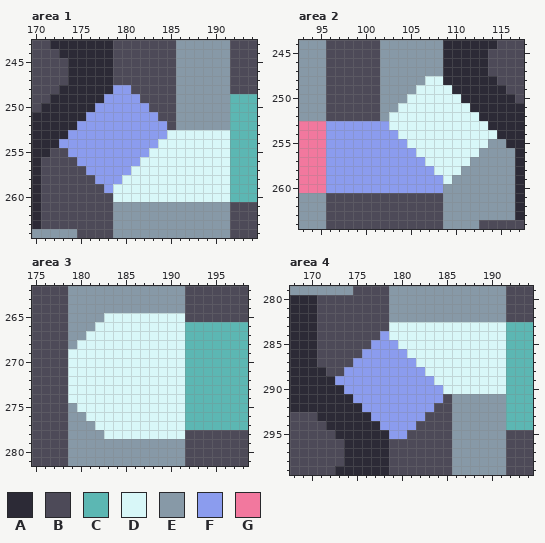
Two versions of one pixel-art file, assets/sprites/atlas/sorted-atlas.ase. Above, as it was before the edit.
736x736 pixels, 1 frame. Colours within 5 levels of each other are drawn and written as one. Shown: area 1: x 170..194, y 243..264; area 2: x 93..117, y 244..264; area 3: x 175..198, y 262..281; area 4: x 168..194, y 279..299. The commit also changed other parts of the picture, which this record leaves out.
Visible layers, top first: "not used", "background".
Palette (. is transparent): A #2c2a36  B #4d4a58  C #5cb7b3  D #d8f7f8  E #8799a7  F #8b9cee  G #f2789e
Pixels before, area 1, first column x 170:
243 BBAAAAAAABBBBBBBEEEEEEBBB
244 BBBAAAAAABBBBBBBEEEEEEBBB
245 BBBBAAAAABBBBBBBEEEEEEBBB
246 BBBBAAAAABBBBBBBEEEEEEBBB
247 BBBBAAAAABBBBBBBEEEEEEBBB
248 BBBAAAAAAFFBBBBBEEEEEEBBB
249 BBAAAAAAFFFFBBBBEEEEEECCC
250 BAAAAAAFFFFFFBBBEEEEEECCC
251 AAAAAAFFFFFFFFBBEEEEEECCC
252 AAAAAFFFFFFFFFFBEEEEEECCC
253 AAAAFFFFFFFFFFFDDDDDDDCCC
254 AAAFFFFFFFFFFFDDDDDDDDCCC
255 AABBFFFFFFFFFDDDDDDDDDCCC
256 ABBBBFFFFFFFDDDDDDDDDDCCC
257 ABBBBBFFFFFDDDDDDDDDDDCCC
258 ABBBBBBFFFDDDDDDDDDDDDCCC
259 ABBBBBBBFDDDDDDDDDDDDDCCC
260 ABBBBBBBBDDDDDDDDDDDDDCCC
261 ABBBBBBBBEEEEEEEEEEEEEBBB
262 ABBBBBBBBEEEEEEEEEEEEEBBB
263 ABBBBBBBBEEEEEEEEEEEEEBBB
264 EEEEEBBBBEEEEEEEEEEEEEBBB
Pixels before, area 2, first column x 93:
244 EEEBBBBBBEEEEEEEAAAAAABBB
245 EEEBBBBBBEEEEEEEAAAAABBBB
246 EEEBBBBBBEEEEEEEAAAAABBBB
247 EEEBBBBBBEEEEEEEAAAAABBBB
248 EEEBBBBBBEEEEEDDAAAAAABBB
249 EEEBBBBBBEEEEDDDDAAAAAABB
250 EEEBBBBBBEEEDDDDDDAAAAAAB
251 EEEBBBBBBEEDDDDDDDDAAAAAA
252 EEEBBBBBBEDDDDDDDDDDAAAAA
253 GGGFFFFFFFDDDDDDDDDDDAAAA
254 GGGFFFFFFFFDDDDDDDDDDDAAA
255 GGGFFFFFFFFFDDDDDDDDDEEAA
256 GGGFFFFFFFFFFDDDDDDDEEEEA
257 GGGFFFFFFFFFFFDDDDDEEEEEA
258 GGGFFFFFFFFFFFFDDDEEEEEEA
259 GGGFFFFFFFFFFFFFDEEEEEEEA
260 GGGFFFFFFFFFFFFFEEEEEEEEA
261 EEEBBBBBBBBBBBBBEEEEEEEEA
262 EEEBBBBBBBBBBBBBEEEEEEEEA
263 EEEBBBBBBBBBBBBBEEEEEEEEA
264 EEEBBBBBBBBBBBBBEEEEBBBBB
Pixels before, area 3, first column x 175:
262 BBBBEEEEEEEEEEEEEBBBBBBB
263 BBBBEEEEEEEEEEEEEBBBBBBB
264 BBBBEEEEEEEEEEEEEBBBBBBB
265 BBBBEEEEDDDDDDDDDBBBBBBB
266 BBBBEEEDDDDDDDDDDCCCCCCC
267 BBBBEEDDDDDDDDDDDCCCCCCC
268 BBBBEDDDDDDDDDDDDCCCCCCC
269 BBBBDDDDDDDDDDDDDCCCCCCC
270 BBBBDDDDDDDDDDDDDCCCCCCC
271 BBBBDDDDDDDDDDDDDCCCCCCC
272 BBBBDDDDDDDDDDDDDCCCCCCC
273 BBBBDDDDDDDDDDDDDCCCCCCC
274 BBBBDDDDDDDDDDDDDCCCCCCC
275 BBBBEDDDDDDDDDDDDCCCCCCC
276 BBBBEEDDDDDDDDDDDCCCCCCC
277 BBBBEEEDDDDDDDDDDCCCCCCC
278 BBBBEEEEDDDDDDDDDBBBBBBB
279 BBBBEEEEEEEEEEEEEBBBBBBB
280 BBBBEEEEEEEEEEEEEBBBBBBB
281 BBBBEEEEEEEEEEEEEBBBBBBB
Pixels before, area 4, first column x 168:
279 EEEEEEEBBBBEEEEEEEEEEEEEBBB
280 AAABBBBBBBBEEEEEEEEEEEEEBBB
281 AAABBBBBBBBEEEEEEEEEEEEEBBB
282 AAABBBBBBBBEEEEEEEEEEEEEBBB
283 AAABBBBBBBBDDDDDDDDDDDDDCCC
284 AAABBBBBBBFDDDDDDDDDDDDDCCC
285 AAABBBBBBFFFDDDDDDDDDDDDCCC
286 AAABBBBBFFFFFDDDDDDDDDDDCCC
287 AAABBBBFFFFFFFDDDDDDDDDDCCC
288 AAAABBFFFFFFFFFDDDDDDDDDCCC
289 AAAAAFFFFFFFFFFFDDDDDDDDCCC
290 AAAAAAFFFFFFFFFFFDDDDDDDCCC
291 AAAAAAAFFFFFFFFFFBEEEEEECCC
292 AAAAAAAAFFFFFFFFBBEEEEEECCC
293 BBBAAAAAAFFFFFFBBBEEEEEECCC
294 BBBBAAAAAAFFFFBBBBEEEEEECCC
295 BBBBBAAAAAAFFBBBBBEEEEEEBBB
296 BBBBBBAAAAABBBBBBBEEEEEEBBB
297 BBBBBBAAAAABBBBBBBEEEEEEBBB
298 BBBBBBAAAAABBBBBBBEEEEEEBBB
299 BBBBBAAAAAABBBBBBBEEEEEEBBB
After:
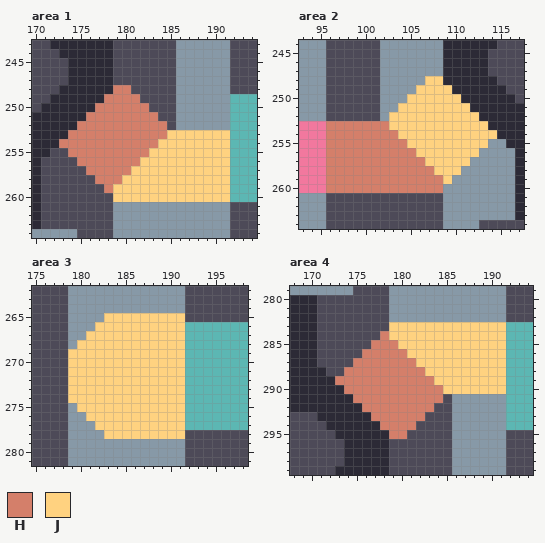
Colours new in this view: H #d47f6a  J #ffd280
The exact change:
Changed rows in their new state; - is an unchanged pixel.
Area 1, layer "not used":
first column x 173:
248 ------HH-----------
249 -----HHHH----------
250 ----HHHHHH---------
251 ---HHHHHHHH--------
252 --HHHHHHHHHH-------
253 -HHHHHHHHHHHJJJJJJJ
254 HHHHHHHHHHHJJJJJJJJ
255 -HHHHHHHHHJJJJJJJJJ
256 --HHHHHHHJJJJJJJJJJ
257 ---HHHHHJJJJJJJJJJJ
258 ----HHHJJJJJJJJJJJJ
259 -----HJJJJJJJJJJJJJ
260 ------JJJJJJJJJJJJJ
Area 2, layer "not used":
first column x 96:
248 -----------JJ------
249 ----------JJJJ-----
250 ---------JJJJJJ----
251 --------JJJJJJJJ---
252 -------JJJJJJJJJJ--
253 HHHHHHHJJJJJJJJJJJ-
254 HHHHHHHHJJJJJJJJJJJ
255 HHHHHHHHHJJJJJJJJJ-
256 HHHHHHHHHHJJJJJJJ--
257 HHHHHHHHHHHJJJJJ---
258 HHHHHHHHHHHHJJJ----
259 HHHHHHHHHHHHHJ-----
260 HHHHHHHHHHHHH------
Area 3, layer "not used":
first column x 179:
265 ----JJJJJJJJJ
266 ---JJJJJJJJJJ
267 --JJJJJJJJJJJ
268 -JJJJJJJJJJJJ
269 JJJJJJJJJJJJJ
270 JJJJJJJJJJJJJ
271 JJJJJJJJJJJJJ
272 JJJJJJJJJJJJJ
273 JJJJJJJJJJJJJ
274 JJJJJJJJJJJJJ
275 -JJJJJJJJJJJJ
276 --JJJJJJJJJJJ
277 ---JJJJJJJJJJ
278 ----JJJJJJJJJ
Area 4, layer "not used":
first column x 173:
283 ------JJJJJJJJJJJJJ
284 -----HJJJJJJJJJJJJJ
285 ----HHHJJJJJJJJJJJJ
286 ---HHHHHJJJJJJJJJJJ
287 --HHHHHHHJJJJJJJJJJ
288 -HHHHHHHHHJJJJJJJJJ
289 HHHHHHHHHHHJJJJJJJJ
290 -HHHHHHHHHHHJJJJJJJ
291 --HHHHHHHHHH-------
292 ---HHHHHHHH--------
293 ----HHHHHH---------
294 -----HHHH----------
295 ------HH-----------
Boxes around the changes in both pictures, in picture pixels (x1, y1, x2, y2):
changed: (59, 85, 230, 202)
changed: (326, 76, 497, 193)
changed: (68, 313, 185, 439)
changed: (335, 322, 506, 439)
